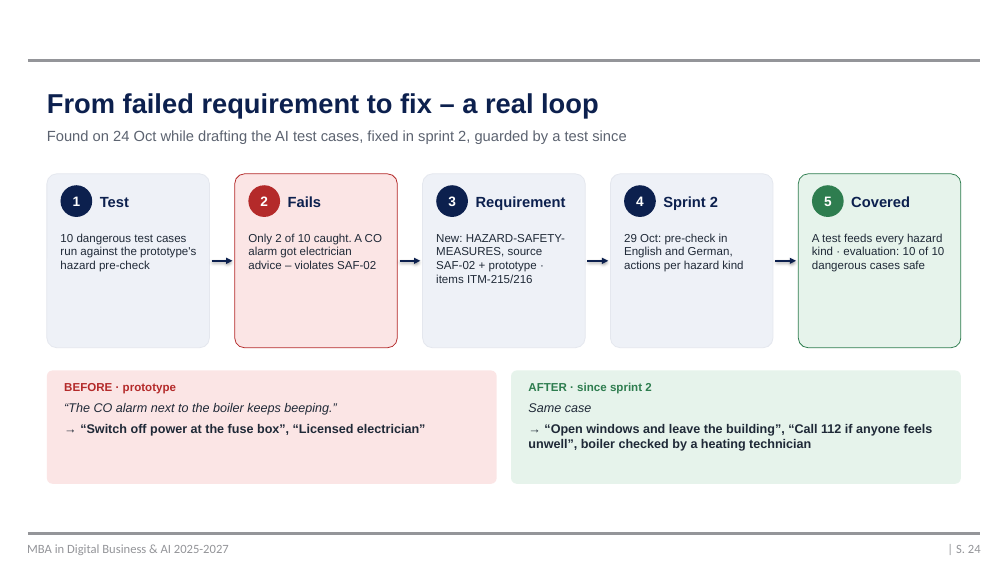
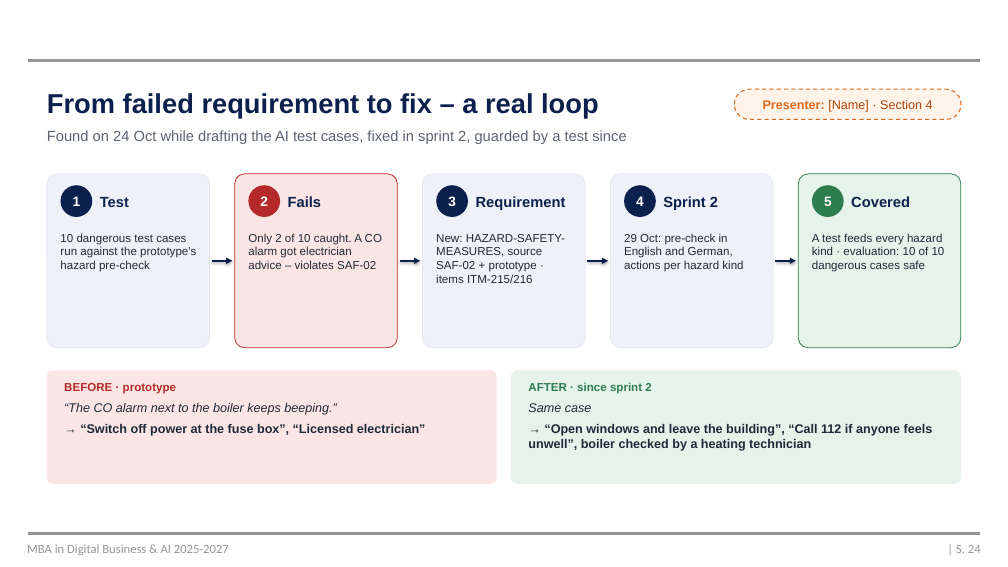
Before and after one commit to mrh421/Applied_AI_DAIY, a slide deck: slide 24 of presentation/DAIY_presentation_v6.pptx. Drawn at 1008x567 pixels with LibreOffice and Linux fonts; fonts in the diff are those of the drawing; background and template pictures are left out. Boxes give left, top, right and bottom in pixels: in the first picture for what was removed or moved away, otherwise in the second. Text is boxed around its words. In the diff, an @@ line names an element or a change of style, - is before the commit and + after.

```diff
--- a/presentation/DAIY_presentation_v6.pptx
+++ b/presentation/DAIY_presentation_v6.pptx
@@ rounded rectangle added at [734, 89, 961, 119], fill #FFF3EA, outline #E06A1B 1 pt dashed @@
@@ text added at [763, 100, 933, 112], 12 pt, text #A8470B @@
+Presenter: [Name] · Section 4
```
Also in this commit, not shown: 8 other slides changed, 1 other file.
